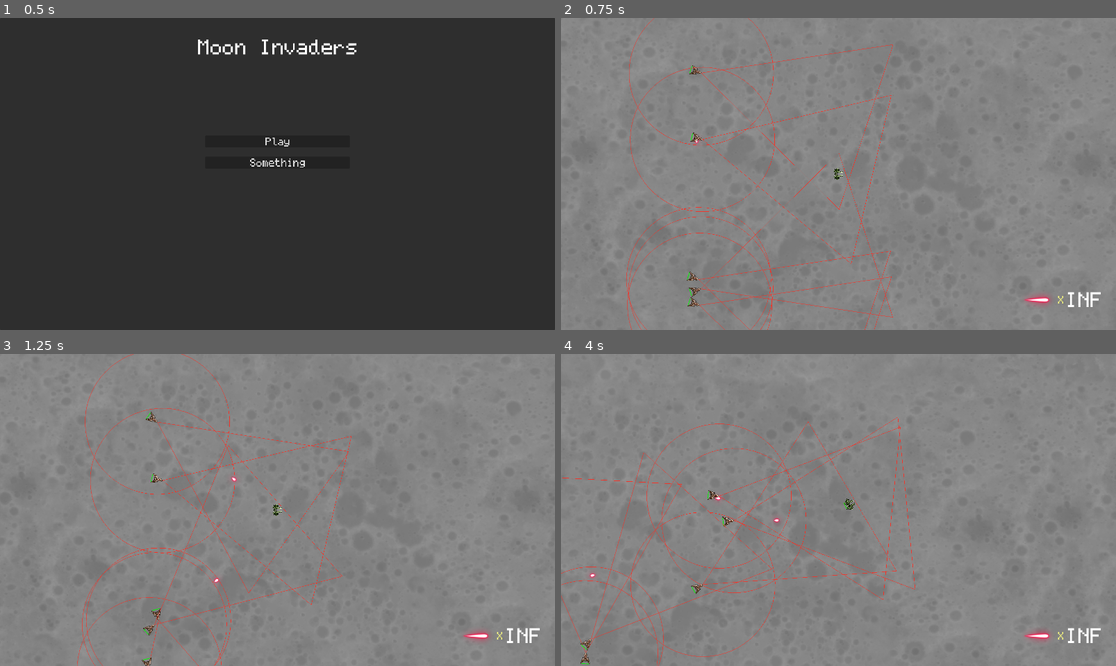
Above: before the commit, frames 1-4 (two rows, left to right).
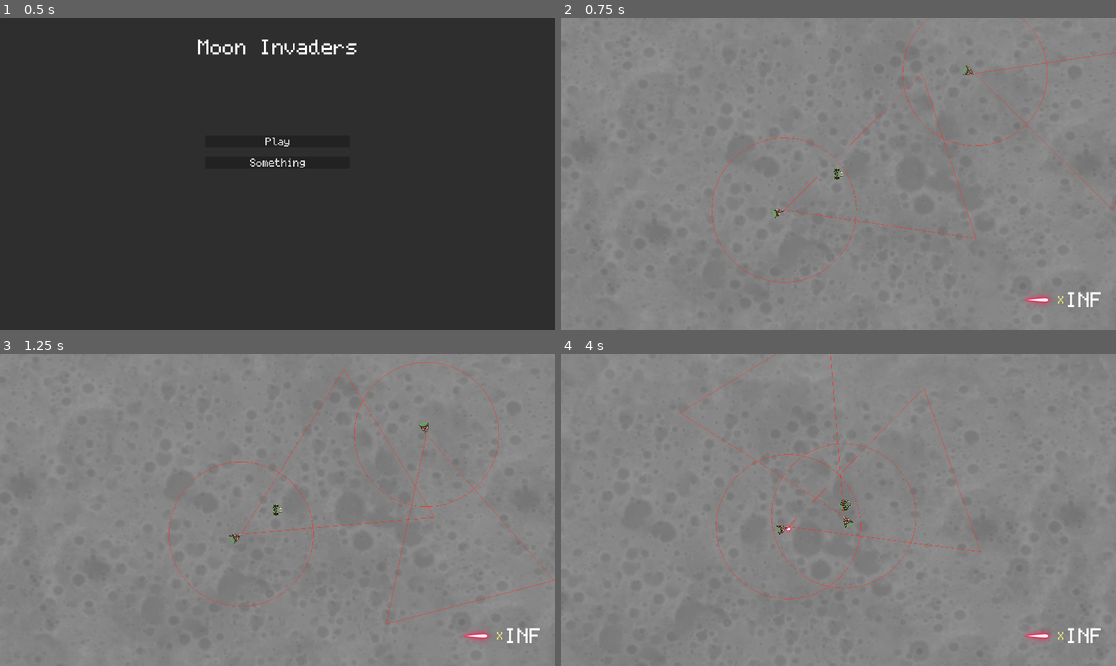
Above: after the commit, the same moments.

Repository: WeaselGames/MoonInvaders
Game: Godot game, scene res://scenes/main.tscn
Two runs of this game, one before a commit and one after it. Both use one fixed random seed, a clock stepped at 60 frames per second and the inputs below.
Inputs:
- Up to frame 1 (0.5 s): no input
- Up to frame 2 (0.75 s): click "Play" at 0.5 s
- Up to frame 3 (1.25 s): no input
- Up to frame 4 (4 s): hold D (spaceship_rotate_right) 1.28-2.03 s; hold Space (spaceship_fire) 1.28-2.03 s; hold S (spaceship_backward) 2.03-2.78 s; tap Space (spaceship_fire) at 2.1, 3.6 s; hold D (spaceship_rotate_right) 2.78-3.53 s; hold Space (spaceship_fire) 2.78-3.53 s; hold W (spaceship_forward) from 3.53 s (still down)

Frame 1 is identical in both runs. In frame 2, 1.8% of the frame differs, in the area x 11-100%, y 0-100%; in frame 3, 1.8%; in frame 4, 2.1%, in the area x 0-76%, y 0-100%.

Commit message:
Spawn fix

Diff:
--- a/scenes/world/objects.gd
+++ b/scenes/world/objects.gd
@@ -24,3 +24,4 @@
 		if child is Ship or child is Projectile or child is Item:
 			if abs(child.position.distance_to(_player.position)) > 2500:
 				child.queue_free()
+				EventBus.object_cleared.emit(child)
--- a/src/enemy_manager.gd
+++ b/src/enemy_manager.gd
@@ -23,6 +23,8 @@
 	enemy_spawn_timer = Timer.new()
 	enemy_spawn_timer.one_shot = false
 	enemy_spawn_timer.wait_time = 10
+	add_child(enemy_spawn_timer)
+	enemy_spawn_timer.start()
 	enemy_spawn_timer.timeout.connect(self._on_enemy_spawn_timer_timeout)
 	rng = RandomNumberGenerator.new()
 	check_spawns()
@@ -38,16 +40,19 @@
 	enemies.clear()
 	enemy_spawn_timer.queue_free()
 
+func _on_object_cleared(object: Node2D):
+	if object is Enemy:
+		enemies.erase(object)
+		already_spawned[object._home] = false
+
 func _ready() -> void:
 	EventBus.player_ready.connect(self._on_player_ready)
 	EventBus.world_ready.connect(self._on_world_ready)
 	EventBus.enemy_destroyed.connect(self._on_enemy_destroyed)
-
-func set_starting_position(enemy: Enemy, n: int, count: int) -> void:
-	enemy.position.y = player.position.y - 500
-	enemy.position.x = player.position.x + (get_viewport().size.x / count) * n
+	EventBus.object_cleared.connect(self._on_object_cleared)
 
 func check_spawns() -> void:
+	print("test")
 	var center = player.position
 
 	var x_from: int = floor(center.x - (enemy_spawn_radius/2.0))
@@ -59,7 +64,7 @@
 		while y_from < y_to:
 			rng.seed = GameState.game_seed + x_from ^ y_from
 			var spawn_location: Vector2 = Vector2(x_from, y_from)
-			if rng.randf_range(0, 1) <= 0.003 && !already_spawned.has(spawn_location):
+			if rng.randf_range(0, 1) <= 0.003 && !already_spawned.has(spawn_location) && already_spawned.get(spawn_location) == true:
 				var enemy = enemy_scene.instantiate()
 				enemies.append(enemy)
 				world.add_object(enemy)
@@ -68,3 +73,13 @@
 
 			y_from += 1
 		x_from += 1
+
+	if enemies.size() < 2:
+		var enemy1 = enemy_scene.instantiate()
+		var enemy2 = enemy_scene.instantiate()
+		enemies.append(enemy1)
+		enemies.append(enemy2)
+		world.add_object(enemy1)
+		world.add_object(enemy2)
+		enemy1.position = Vector2(player.position.x + randi_range(-500, 500), player.position.y + randi_range(-500, 500))
+		enemy2.position = Vector2(player.position.x + randi_range(-500, 500), player.position.y + randi_range(-500, 500))
--- a/src/event_bus.gd
+++ b/src/event_bus.gd
@@ -9,3 +9,4 @@
 signal player_ready(player: Player)
 
 signal enemy_destroyed(enemy: Enemy)
+signal object_cleared(object: Node2D)
